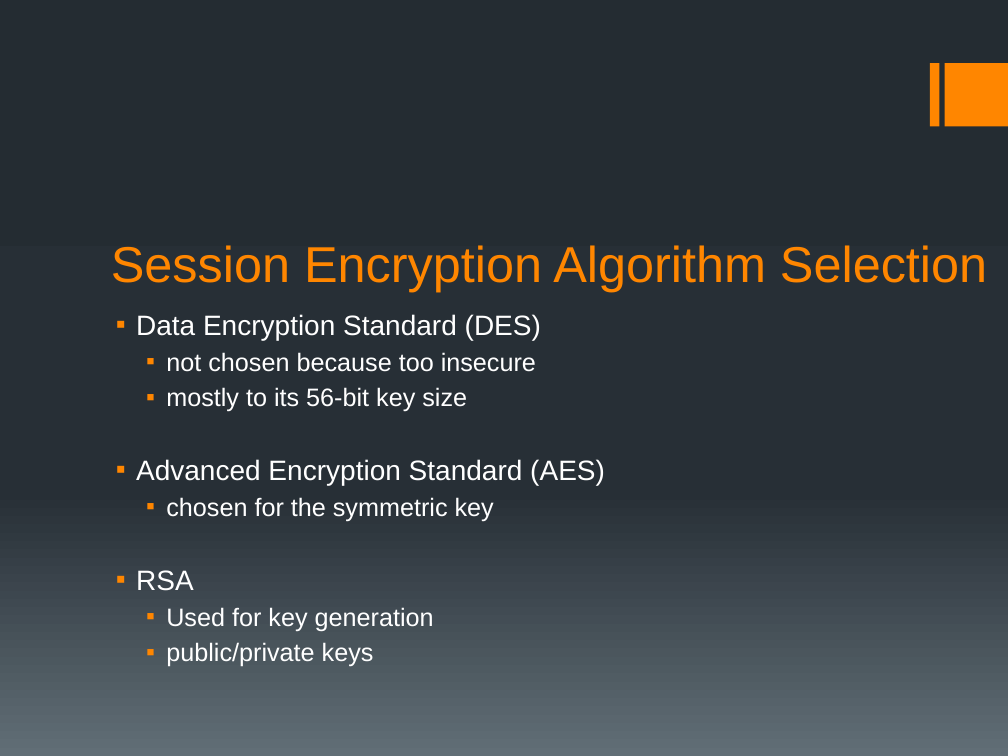
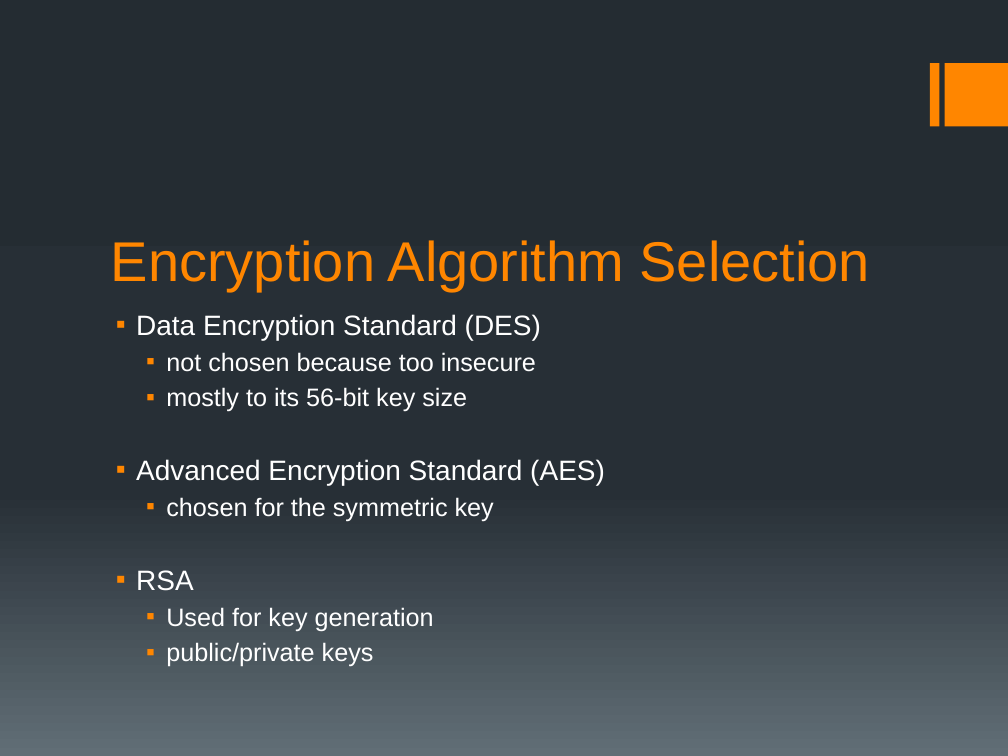
Before and after one commit to avr6130/ATM-BANK, a slide deck: slide 7 of deliverables/G2 Bank and ATM System.pptx. Drawn at 1008x756 pixels with LibreOffice and Linux fonts; fonts in the diff are those of the drawing. Boxes give left, top, right and bottom in pixels: in the first picture for what was removed or moved away, otherwise in the second. Text is boxed around its words. In the diff, an @@ line names an element or a change of style, - is before the commit and + after.

```diff
--- a/deliverables/G2 Bank and ATM System.pptx
+++ b/deliverables/G2 Bank and ATM System.pptx
@@ title at (111,240,870,291): text changed; size 36 to 40 pt @@
-Session Encryption Algorithm Selection
+Encryption Algorithm Selection
```
Also in this commit, not shown: 4 other slides changed, 1 slide removed, 1 other file.
